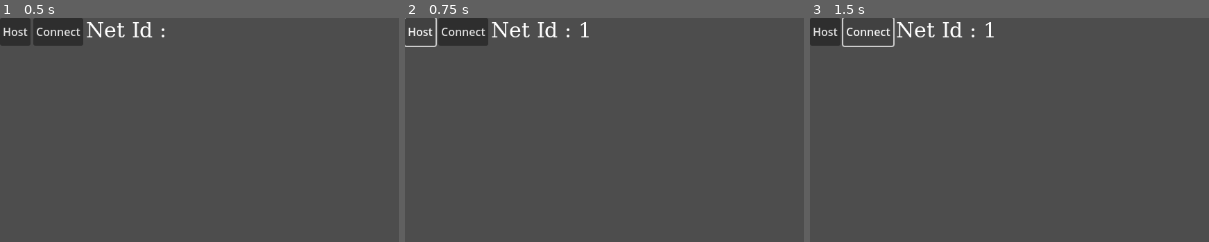
Above: before the commit, frames 1-3 (left to right).
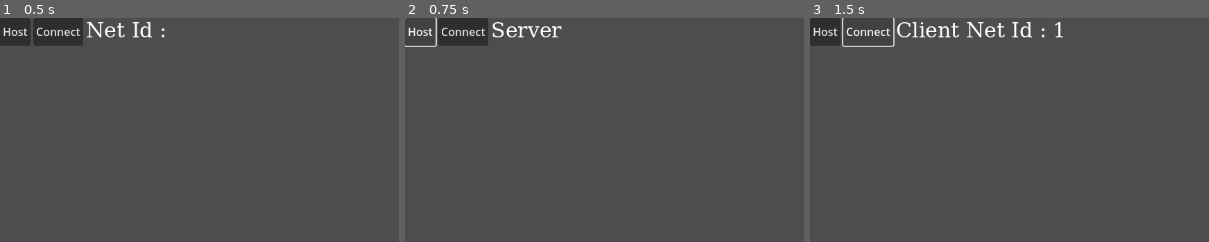
Above: after the commit, the same moments.

Repository: elnachoes/SpawnerSyncerSandbox
Game: Godot game, scene res://game.tscn
Two runs of this game, one before a commit and one after it. Both use one fixed random seed, a clock stepped at 60 frames per second and the inputs below. The engine's default icon, where the game draws it, is replaced by a stand-in: a white triangle on a blue panel in a dark square.
Inputs:
- Up to frame 1 (0.5 s): no input
- Up to frame 2 (0.75 s): click "Host" at 0.5 s
- Up to frame 3 (1.5 s): click "Connect" at 1.25 s
The pictures show only the part of the screen within x 0-50%, y 0-50%; the shares and areas given below are measured in that part.

Frame 1 is identical in both runs. In frame 2, 0.8% of the frame differs, in the area x 21-47%, y 1-9%; in frame 3, 1.3%, in the area x 21-64%, y 1-9%.

Commit message:
added a headless server mode

Diff:
--- a/game.gd
+++ b/game.gd
@@ -13,21 +13,28 @@
 
 var players = []
 
-# create server
-func _on_host_button_pressed():
+func _ready():
+	if OS.get_cmdline_args().find("server") != -1:
+		create_server()
+
+func create_server():
 	var peer = ENetMultiplayerPeer.new()
 	peer.create_server(PORT, MAX_CLIENTS)
 	multiplayer.multiplayer_peer = peer
 	multiplayer.peer_connected.connect(handle_client_connected)
 	multiplayer.peer_disconnected.connect(handle_client_disconnected)
-	net_id_label.text = "Net Id : %s" % multiplayer.get_unique_id()
+	net_id_label.text = "Server"
+
+# create server
+func _on_host_button_pressed():
+	create_server();
 
 # create client
 func _on_connect_button_pressed():
 	var peer = ENetMultiplayerPeer.new()
 	peer.create_client(IP_ADDRESS, PORT)
 	multiplayer.multiplayer_peer = peer
-	net_id_label.text = "Net Id : %s" % multiplayer.get_unique_id()
+	net_id_label.text = "Client Net Id : %s" % multiplayer.get_unique_id()
 
 # whenever a client connects spawn a new player
 func handle_client_connected(id : int):
--- a/game.tscn
+++ b/game.tscn
@@ -40,6 +40,7 @@
 
 [node name="ConnectionMenu" type="Control" parent="."]
 layout_mode = 3
+anchors_preset = 15
 anchor_right = 1.0
 anchor_bottom = 1.0
 metadata/_edit_use_anchors_ = true
